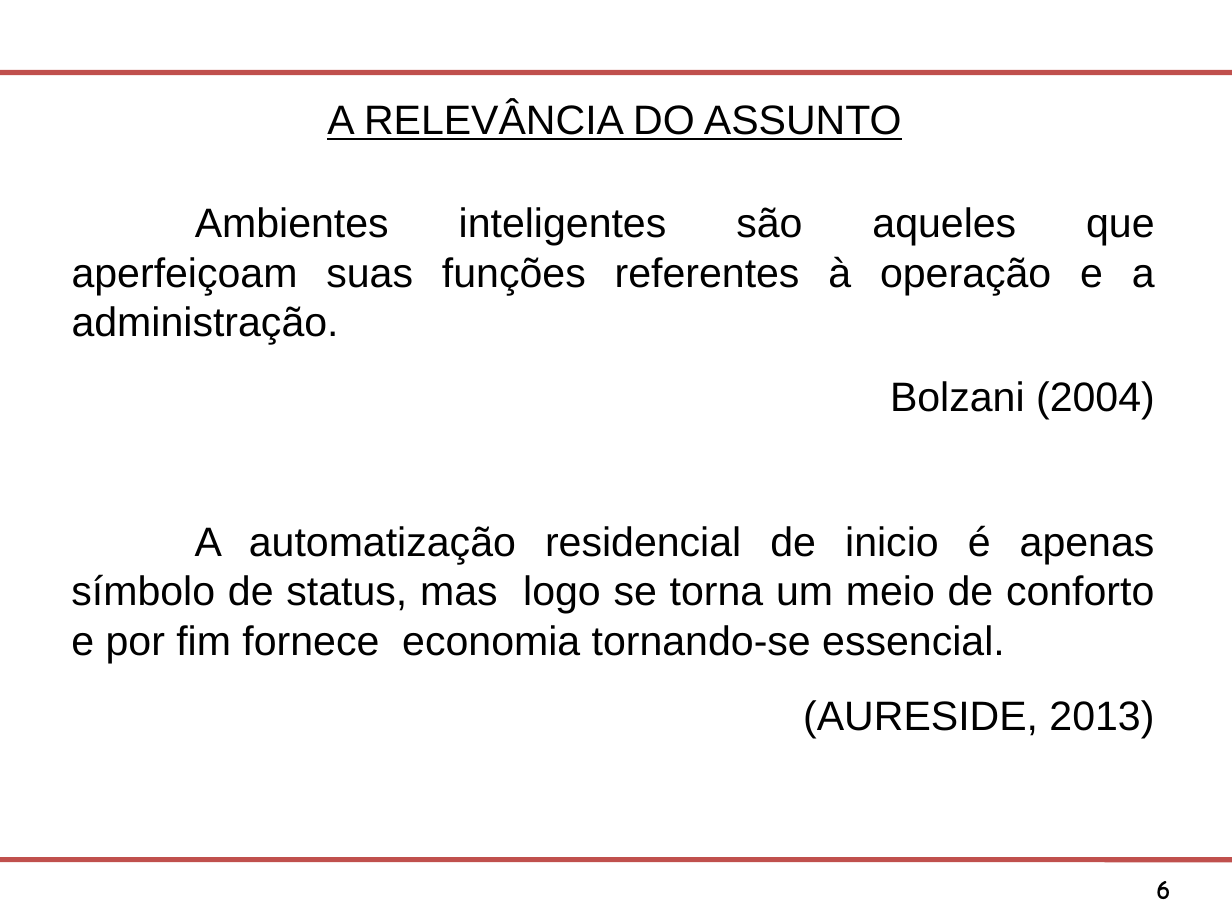
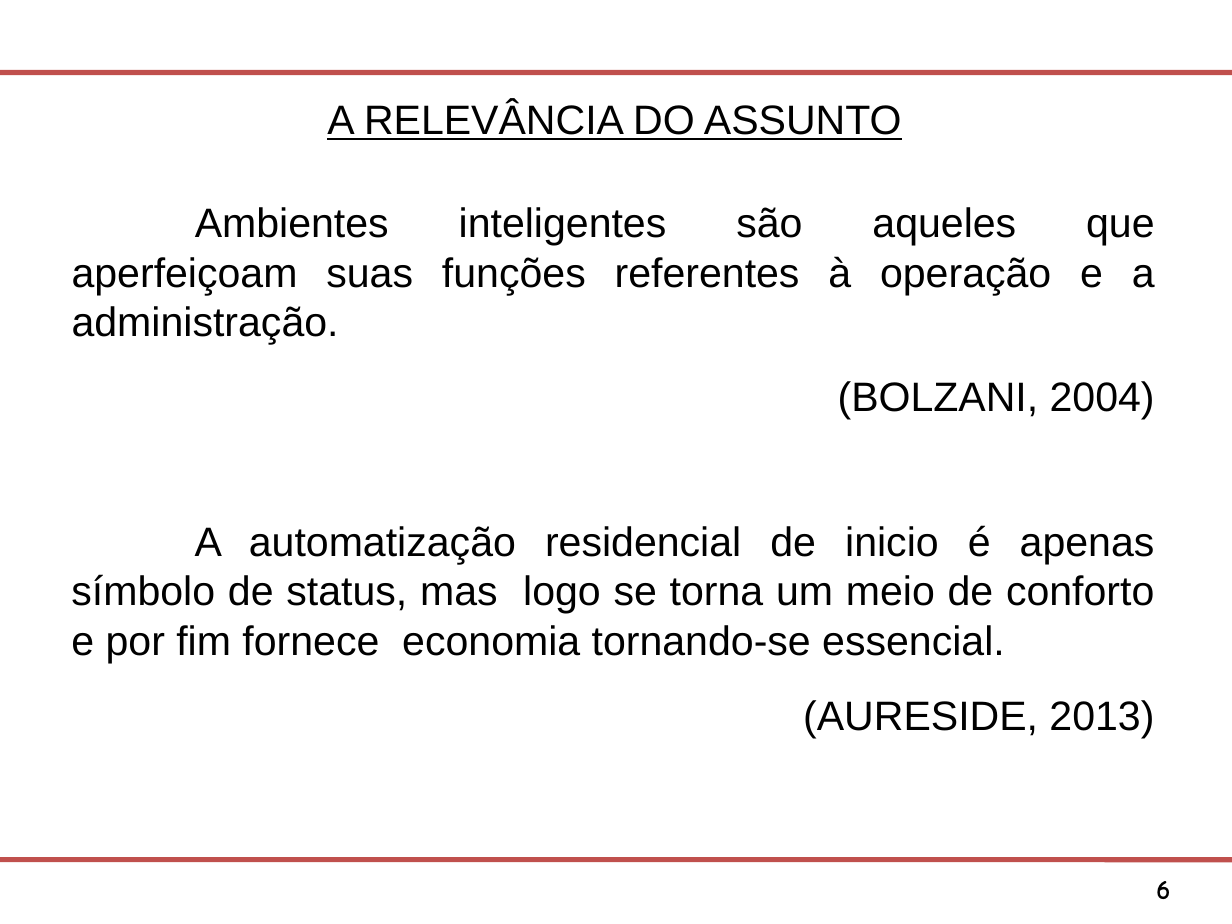
Before and after one commit to Osmar1503/TG, a slide deck: slide 6 of Modelo Apresentacao FATEC SJC.ppt. Drawn at 1232x924 pixels with LibreOffice and Linux fonts; fonts in the diff are those of the drawing; background and template pictures are left out. Boxes give left, top, right and bottom in pixels: in the first picture for what was removed or moved away, otherwise in the second. Text is boxed around its words. In the diff, an @@ line names an element or a change of style, - is before the commit and + after.

```diff
--- a/Modelo Apresentacao FATEC SJC.ppt
+++ b/Modelo Apresentacao FATEC SJC.ppt
@@ text at (838, 381, 1155, 419): text changed @@
-Bolzani (2004)
+(BOLZANI, 2004)
```
Also in this commit, not shown: 8 other slides changed, 1 slide added, 1 slide removed.
